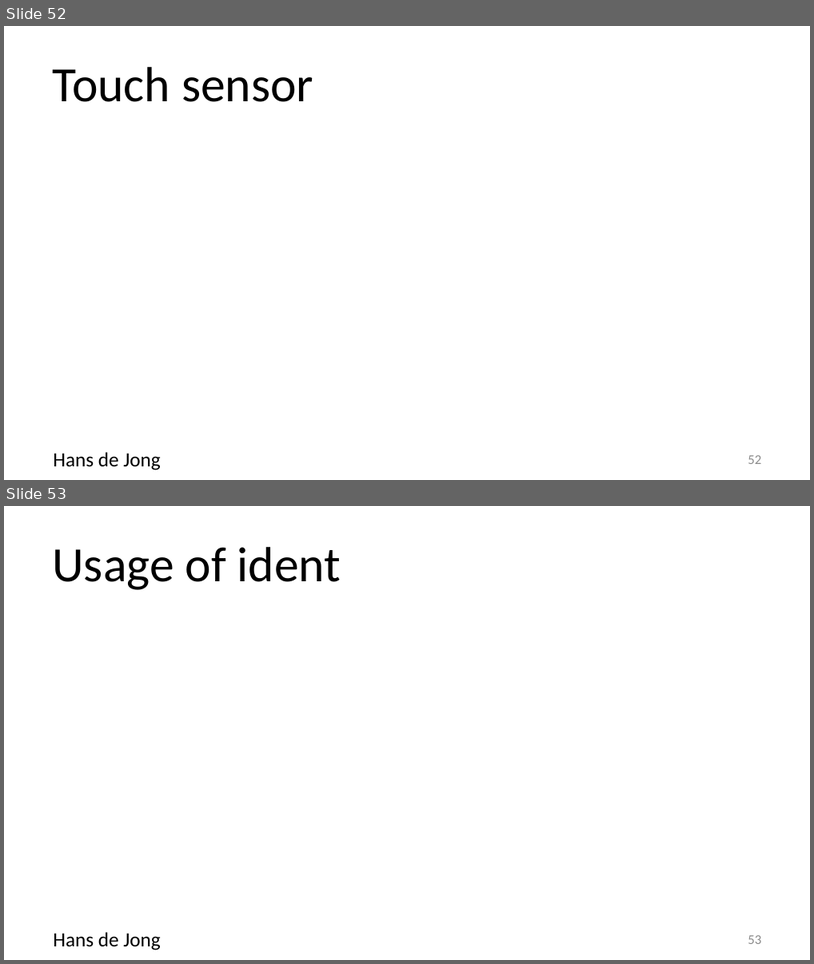
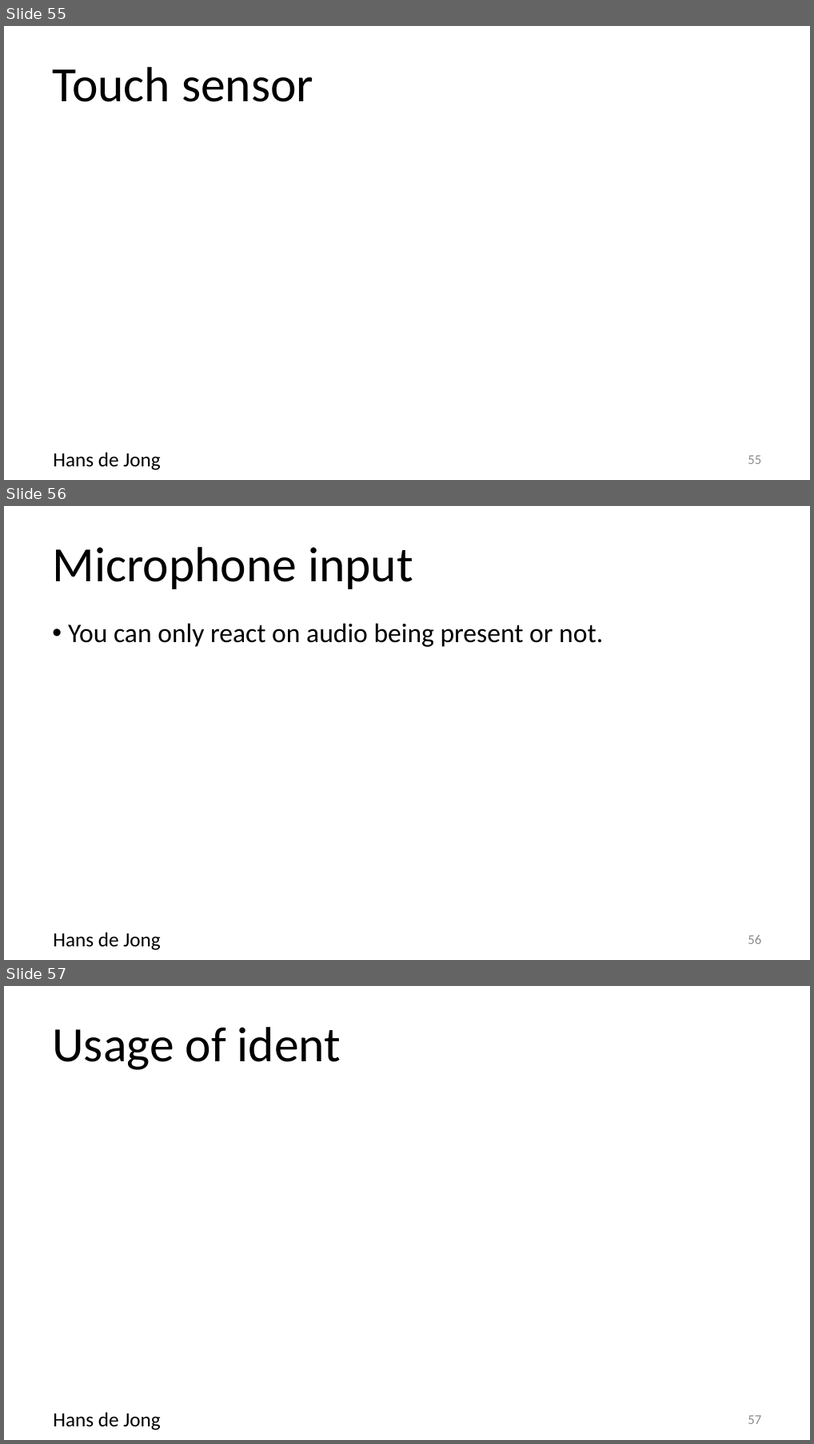
Before and after one commit to hansdejongehv/Weekendschool-PiAndMore, a slide deck: PiAndMore/Part-1--Breadboard/PiAndMore workshop physical computing with Arduino - part 1 - Beginners and Advanced.v0.3.pptx. Shown one above the other, each under a label of ours: slides 52 and 53 before the commit, slides 55, 56 and 57 after it. The pictures are 814x964 and 814x1444 pixels, drawn with LibreOffice and Linux fonts; fonts in the diff are those of the drawing; background and template pictures are left out. Boxes give left, top, right and bottom in pixels: in the first picture for what was removed or moved away, otherwise in the second. Text is boxed around its words. In the diff, an @@ line names an element or a change of style, - is before the commit and + after.

```diff
--- a/PiAndMore/Part-1--Breadboard/PiAndMore workshop physical computing with Arduino - part 1 - Beginners and Advanced.v0.3.pptx
+++ b/PiAndMore/Part-1--Breadboard/PiAndMore workshop physical computing with Arduino - part 1 - Beginners and Advanced.v0.3.pptx
@@ slide 56 added at (x1=4, y1=506, x2=810, y2=960), background #FFFFFF; not listed: 1 template element that a slide beside it also shows @@
@@ title added at (x1=52, y1=547, x2=414, y2=589), 44 pt, text #000000 @@
+Microphone input
@@ text added at (x1=68, y1=623, x2=603, y2=647), 24 pt, text #000000 @@
+• You can only react on audio being present or not.
@@ page number added at (x1=748, y1=935, x2=762, y2=944), 12 pt, text #8C8C8C @@
+56
@@ what was slide 52 is now slide 55 @@
@@ page number at (x1=748, y1=455, x2=762, y2=464): text changed @@
-52
+55
@@ what was slide 53 is now slide 57 @@
@@ page number at (x1=748, y1=1415, x2=762, y2=1424): text changed @@
-53
+57
```
Also in this commit, not shown: 1 slide changed, 12 other slides added.
